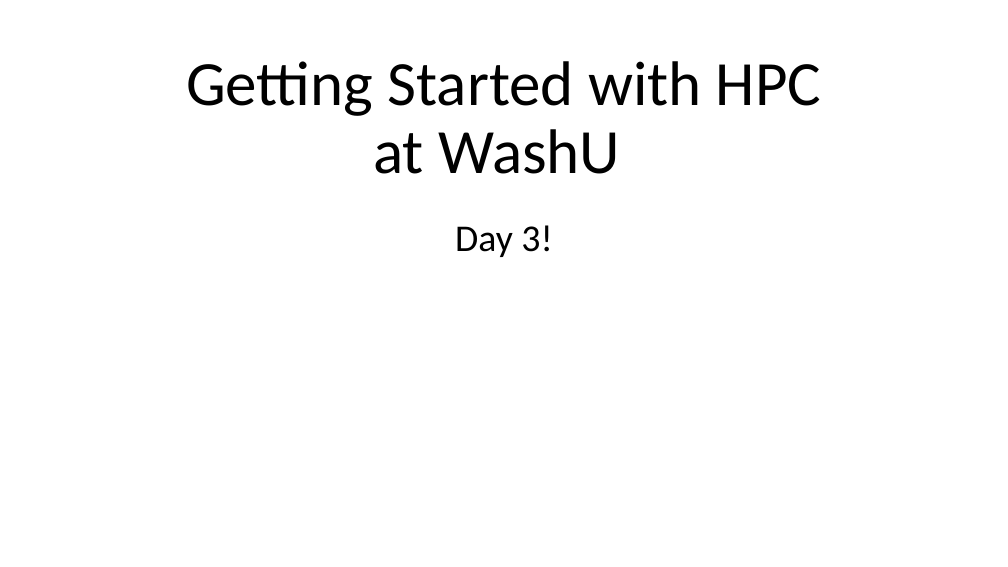
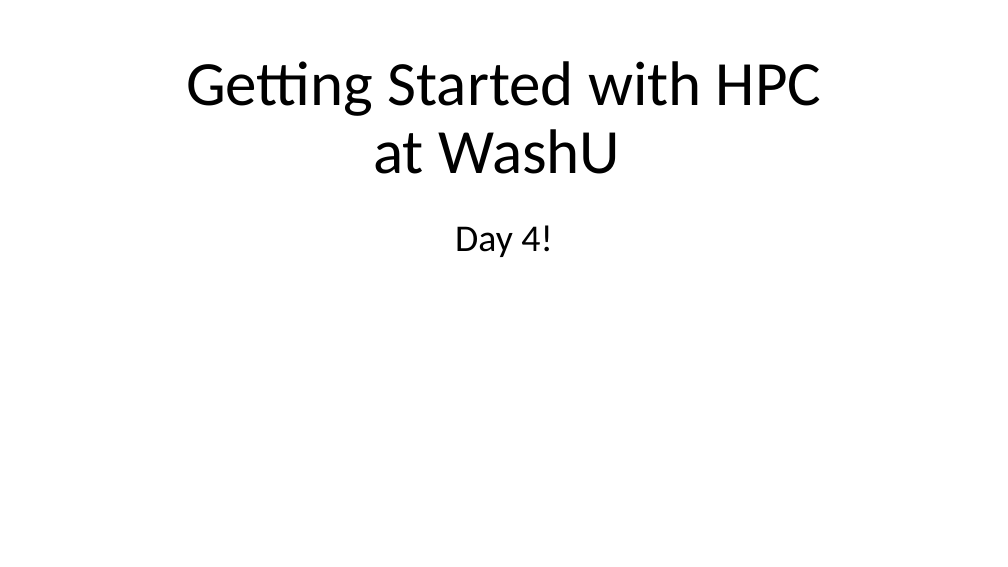
Before and after one commit to GregePorter/RIS-quickstart, a slide deck: slide 1 of slides/triads-ris-workshop-day-4.pptx. Drawn at 1008x567 pixels with LibreOffice and Linux fonts; fonts in the diff are those of the drawing. Boxes give left, top, right and bottom in pixels: in the first picture for what was removed or moved away, otherwise in the second. Text is boxed around its words. In the diff, an @@ line names an element or a change of style, - is before the commit and + after.

```diff
--- a/slides/triads-ris-workshop-day-4.pptx
+++ b/slides/triads-ris-workshop-day-4.pptx
@@ subtitle at (455, 225, 552, 257): text changed @@
-Day 3!
+Day 4!
```
Also in this commit, not shown: 2 other slides changed, 1 slide added.
